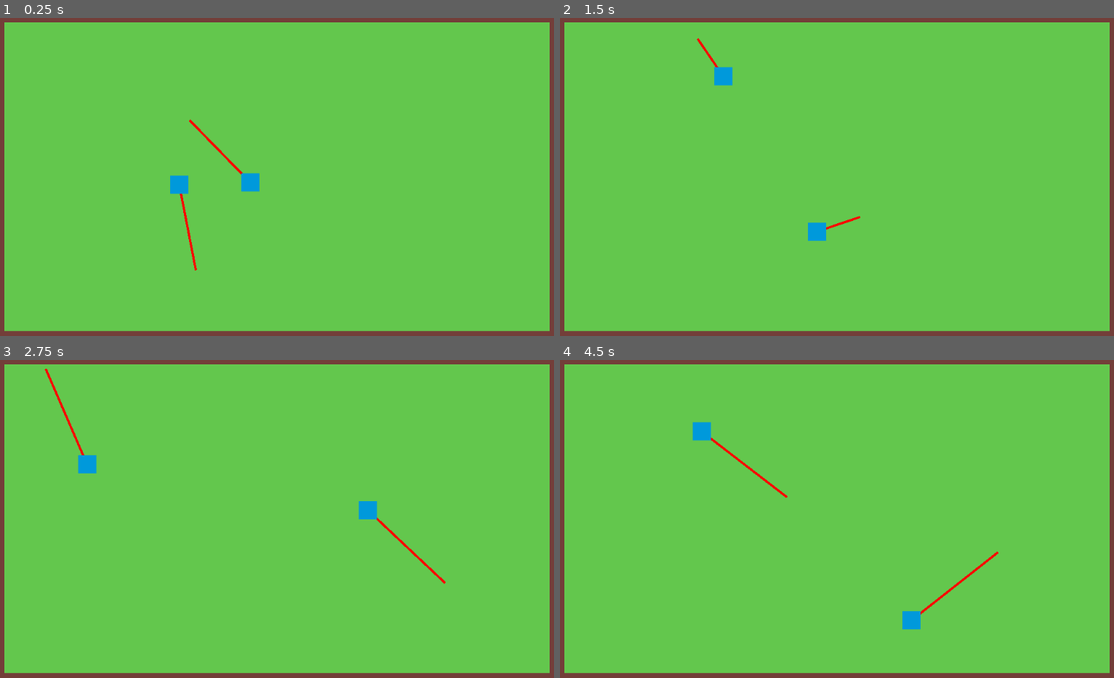
Above: before the commit, frames 1-4 (two rows, left to right).
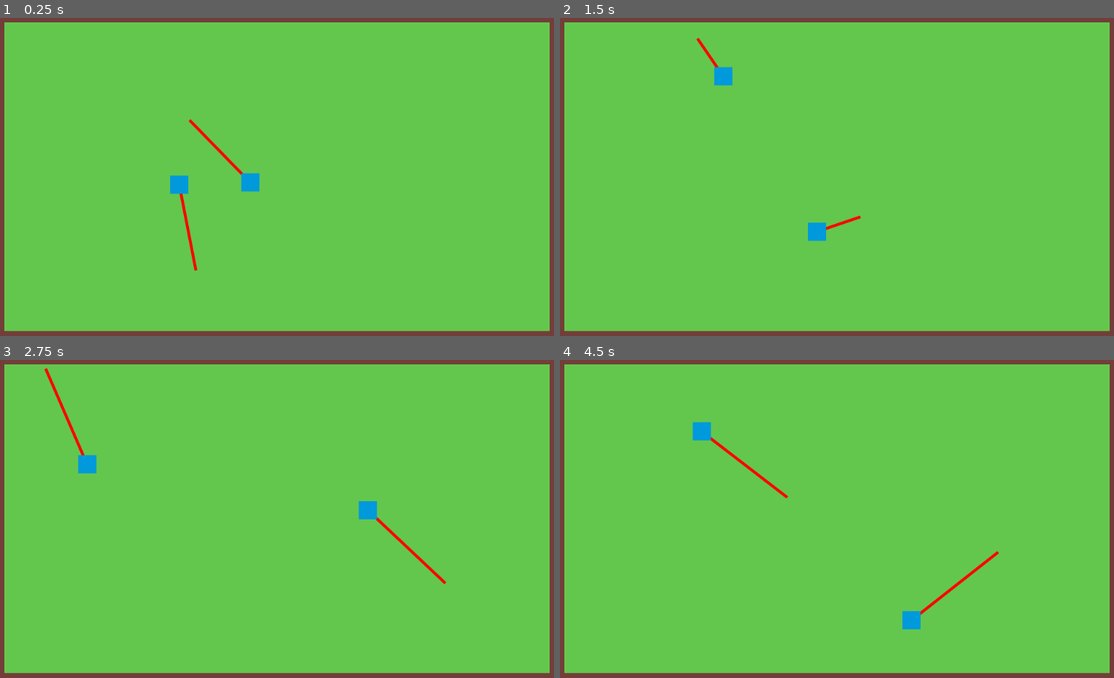
Above: after the commit, the same moments.

Repository: mariothedog/Natural-Selection
Game: Godot game, scene res://world/world.tscn
The game is run twice, just before and just after one commit, with the same random seed, the same clock (stepped at 60 frames per second) and the same inputs.
Inputs:
- Up to frame 1 (0.25 s): no input
- Up to frame 2 (1.5 s): no input
- Up to frame 3 (2.75 s): no input
- Up to frame 4 (4.5 s): no input

The runs differ from the first frame. In frame 1, 0.1% of the frame differs, in the area x 32-44%, y 31-80%; in frame 2, less than 0.1%; in frame 3, 0.2%; in frame 4, 0.2%, in the area x 27-80%, y 24-81%.

Commit message:
Add anti-aliasing to species path

Diff:
--- a/src/species/base_species/base_species.gd
+++ b/src/species/base_species/base_species.gd
@@ -49,4 +49,4 @@
 
 
 func _draw() -> void:
-	draw_line(Vector2.ZERO, _target_position - position, Color.red, 4)
+	draw_line(Vector2.ZERO, _target_position - position, Color.red, 4, true)
